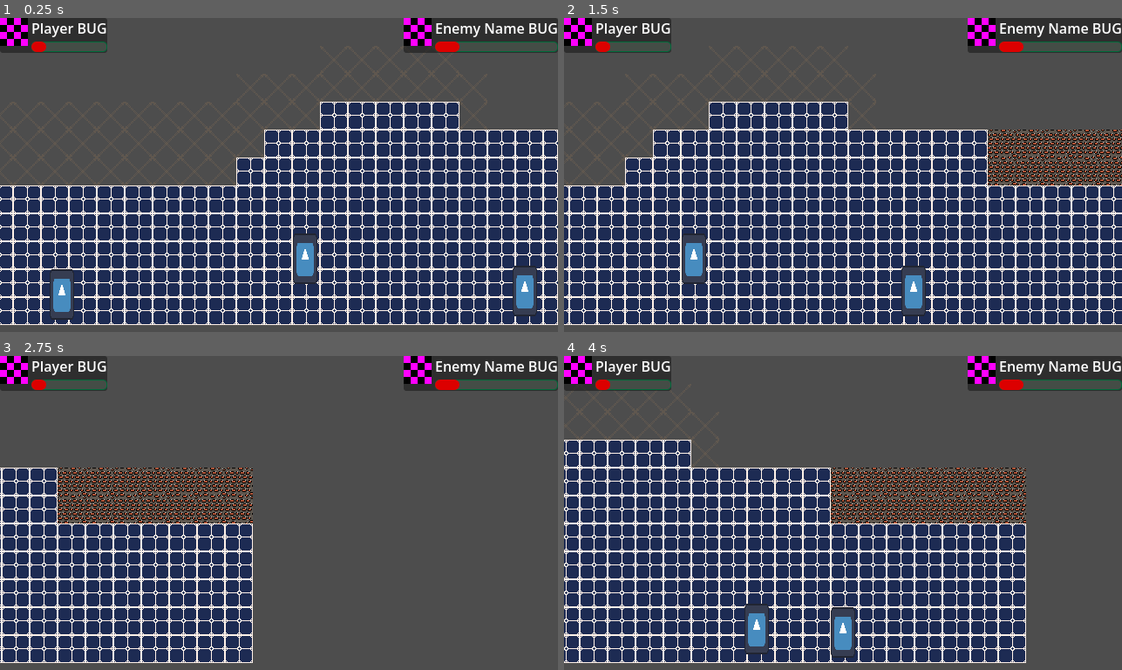
Above: before the commit, frames 1-4 (two rows, left to right).
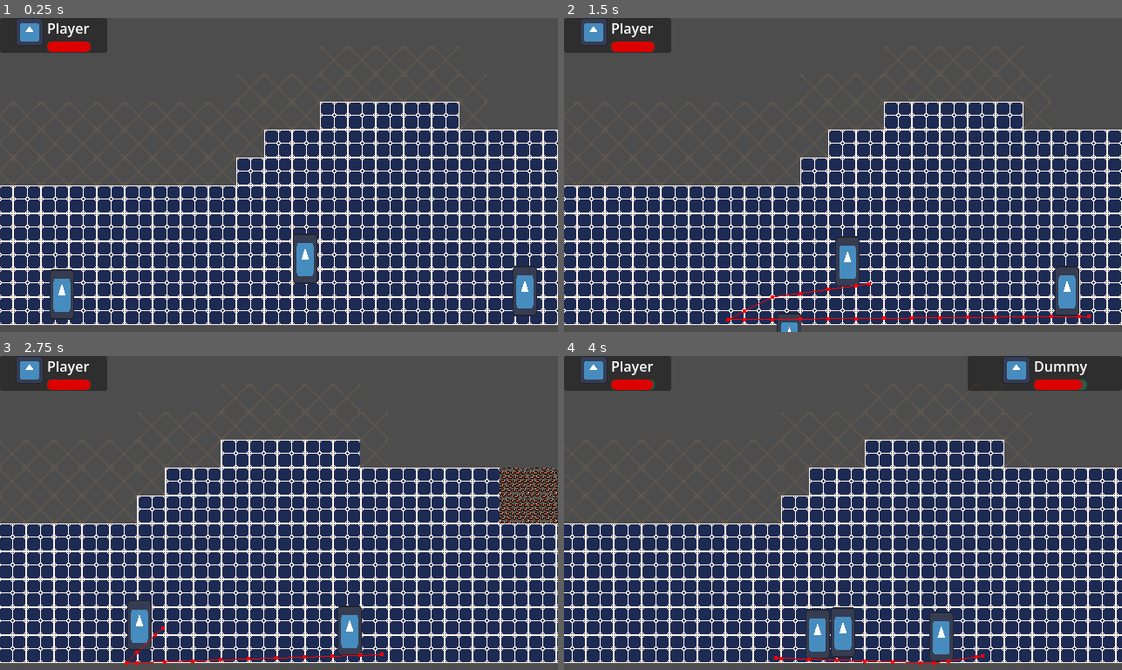
Above: after the commit, the same moments.

Repository: gustavogb12/32nd-Street
Game: Godot game, scene res://scene/gym.tscn
Same seed, same stepped clock (60 frames per second), same inputs: the game is played once before the commit and once after it. The engine's default icon, where the game draws it, is replaced by a stand-in: a white triangle on a blue panel in a dark square.
Inputs:
- Up to frame 1 (0.25 s): no input
- Up to frame 2 (1.5 s): tap Enter at 0.5 s; hold Right (move_right) 0.53-1.28 s; tap J (attack) at 0.6, 1.35 s; hold Down (move_down) from 1.28 s (still down)
- Up to frame 3 (2.75 s): release Down (move_down) at 2.03 s; hold Right (move_right) from 2.03 s (still down); tap J (attack) at 2.1 s
- Up to frame 4 (4 s): release Right (move_right) at 2.78 s; hold Up (move_up) 2.78-3.53 s; tap J (attack) at 2.85, 3.6 s; hold Left (move_left) from 3.53 s (still down)

The runs differ from the first frame. In frame 1, 3.8% of the frame differs, in the area x 0-100%, y 0-12%; in frame 2, 33%; in frame 3, 51%, in the area x 0-100%, y 0-99%; in frame 4, 42%.

Commit message:
DeathCross, Nav_Agent and Collision
Add DeathCross

Add Nav_Agent

Collision - Enemy

Collision - Player

Diff:
--- a/project.godot
+++ b/project.godot
@@ -29,6 +29,10 @@
 [dotnet]
 
 project/assembly_name="Beat_em_Up"
+
+[editor_plugins]
+
+enabled=PackedStringArray("res://addons/at-icons/plugin.cfg")
 
 [global_group]
 
@@ -87,6 +91,16 @@
 "events": []
 }
 
+[layer_names]
+
+2d_physics/layer_1="environment"
+2d_physics/layer_2="player"
+2d_physics/layer_3="enemy"
+2d_physics/layer_4="prop"
+2d_physics/layer_5="collectable"
+2d_physics/layer_6="weapon"
+2d_physics/layer_7="hazard"
+
 [physics]
 
 3d/physics_engine="Jolt Physics"
--- a/scene/dummy.tscn
+++ b/scene/dummy.tscn
@@ -44,6 +44,9 @@
 alpha_curve = SubResource("CurveTexture_8fkih")
 
 [node name="Dummy" type="CharacterBody2D" unique_id=1713660021]
+y_sort_enabled = true
+collision_layer = 4
+collision_mask = 7
 script = ExtResource("1_mtq4m")
 
 [node name="CollisionShape2D2" type="CollisionShape2D" parent="." unique_id=1277963090]
@@ -56,6 +59,8 @@
 texture = ExtResource("1_rdt0c")
 
 [node name="Hitbox" type="Area2D" parent="." unique_id=1641451436]
+collision_layer = 4
+collision_mask = 66
 
 [node name="CollisionShape2D" type="CollisionShape2D" parent="Hitbox" unique_id=846818593]
 position = Vector2(0, -38)
@@ -71,6 +76,8 @@
 metadata/_custom_type_script = "uid://wslk6sj78aq4"
 
 [node name="Hutbox" type="Area2D" parent="." unique_id=1388374191]
+collision_layer = 4
+collision_mask = 2
 
 [node name="CollisionShape2D" type="CollisionShape2D" parent="Hutbox" unique_id=620762782]
 position = Vector2(37, -38)
@@ -84,6 +91,9 @@
 randomness = 1.0
 process_material = SubResource("ParticleProcessMaterial_0yc80")
 
+[node name="NavigationAgent2D" type="NavigationAgent2D" parent="." unique_id=579457773]
+debug_enabled = true
+
 [connection signal="entity_died" from="EntityComponent" to="." method="_on_entity_died"]
 [connection signal="entity_died" from="EntityComponent" to="DeathParticles" method="restart"]
 [connection signal="area_entered" from="Hutbox" to="." method="_on_hutbox_area_entered"]
--- a/scene/gym.tscn
+++ b/scene/gym.tscn
@@ -5,11 +5,19 @@
 [ext_resource type="PackedScene" uid="uid://doww0jae3aye8" path="res://scene/dummy.tscn" id="2_ewo1x"]
 [ext_resource type="Script" uid="uid://dqir2tdoepgif" path="res://script/camera_path_controller.gd" id="4_sjin7"]
 [ext_resource type="Script" uid="uid://mmfwyoam7xl3" path="res://script/health_display_component.gd" id="5_1jncy"]
+[ext_resource type="Texture2D" uid="uid://d0rwpqrdhp3uh" path="res://asset/cross.png" id="5_r0ofq"]
+
+[sub_resource type="NavigationPolygon" id="NavigationPolygon_r0ofq"]
+vertices = PackedVector2Array(16, 16, -16, 16, -16, -16, 16, -16)
+polygons = Array[PackedInt32Array]([PackedInt32Array(0, 1, 2, 3)])
+outlines = Array[PackedVector2Array]([PackedVector2Array(-16, -16, -16, 16, 16, 16, 16, -16)])
+agent_radius = 0.0
 
 [sub_resource type="TileSetAtlasSource" id="TileSetAtlasSource_sjin7"]
 texture = ExtResource("1_xutm1")
 texture_region_size = Vector2i(32, 32)
 0:0/0 = 0
+0:0/0/navigation_layer_0/polygon = SubResource("NavigationPolygon_r0ofq")
 1:0/0 = 0
 1:0/0/physics_layer_0/polygon_0/points = PackedVector2Array(-16, -16, 16, -16, 16, 16, -16, 16)
 2:0/0 = 0
@@ -17,12 +25,17 @@
 0:1/0 = 0
 1:1/0 = 0
 2:1/0 = 0
+2:1/0/physics_layer_1/polygon_0/points = PackedVector2Array(-16, -16, 16, -16, 16, 16, -16, 16)
 3:1/0 = 0
 
 [sub_resource type="TileSet" id="TileSet_lxkqy"]
 tile_size = Vector2i(32, 32)
 physics_layer_0/collision_layer = 1
+physics_layer_1/collision_layer = 1
+navigation_layer_0/layers = 1
 sources/0 = SubResource("TileSetAtlasSource_sjin7")
+
+[sub_resource type="TileSet" id="TileSet_0yc80"]
 
 [sub_resource type="Curve2D" id="Curve2D_xutm1"]
 _data = {
@@ -31,6 +44,20 @@
 point_count = 3
 
 [sub_resource type="PlaceholderTexture2D" id="PlaceholderTexture2D_0yc80"]
+
+[sub_resource type="Gradient" id="Gradient_7wdmr"]
+colors = PackedColorArray(0, 0, 0, 0, 1, 1, 1, 0)
+
+[sub_resource type="GradientTexture1D" id="GradientTexture1D_ct4mp"]
+gradient = SubResource("Gradient_7wdmr")
+width = 32
+
+[sub_resource type="AnimatedTexture" id="AnimatedTexture_fvtld"]
+frames = 2
+frame_0/texture = ExtResource("5_r0ofq")
+frame_0/duration = 0.2
+frame_1/texture = SubResource("GradientTexture1D_ct4mp")
+frame_1/duration = 0.2
 
 [sub_resource type="StyleBoxFlat" id="StyleBoxFlat_r0ofq"]
 bg_color = Color(0.267655, 0.30342373, 0.27513576, 1)
@@ -63,9 +90,11 @@
 tile_map_data = PackedByteArray("AAD7/wUAAAACAAEAAAD8/wUAAAACAAEAAAD9/wUAAAACAAEAAAD+/wUAAAACAAEAAAD//wUAAAACAAEAAAAAAA …(4976 unchanged characters)…
 tile_set = SubResource("TileSet_lxkqy")
 
+[node name="TileMapLayer2" type="TileMapLayer" parent="." unique_id=1581747604]
+tile_set = SubResource("TileSet_0yc80")
+
 [node name="Player" parent="." unique_id=2103756938 instance=ExtResource("1_bx025")]
 position = Vector2(24, 346)
-speed = 600.0
 
 [node name="Dummy" parent="." unique_id=1713660021 instance=ExtResource("2_ewo1x")]
 position = Vector2(555, 342)
@@ -105,6 +134,15 @@
 size_flags_horizontal = 4
 texture = SubResource("PlaceholderTexture2D_0yc80")
 
+[node name="DeathCross" type="TextureRect" parent="HUD/EnemyPanel/HBox/EnemyIcon" unique_id=1517312648]
+custom_minimum_size = Vector2(32, 32)
+custom_maximum_size = Vector2(32, 32)
+layout_mode = 1
+offset_right = 32.0
+offset_bottom = 32.0
+size_flags_horizontal = 4
+texture = SubResource("AnimatedTexture_fvtld")
+
 [node name="VBox" type="VBoxContainer" parent="HUD/EnemyPanel/HBox" unique_id=64704319]
 layout_mode = 2
 
@@ -120,13 +158,15 @@
 value = 20.0
 show_percentage = false
 
-[node name="HealthDisplayComponent" type="Node" parent="HUD/EnemyPanel/HBox/VBox" unique_id=646382864 node_paths=PackedStringArray("health_panel", "icon", "display_label", "health_bar")]
+[node name="HealthDisplayComponent" type="Node" parent="HUD/EnemyPanel/HBox/VBox" unique_id=646382864 node_paths=PackedStringArray("health_panel", "icon", "death_cross", "display_label", "health_bar")]
 script = ExtResource("5_1jncy")
 watch_group = &"enemy"
 health_panel = NodePath("../../..")
 icon = NodePath("../../EnemyIcon")
+death_cross = NodePath("../../EnemyIcon/DeathCross")
 display_label = NodePath("../EnemyNameLabel")
 health_bar = NodePath("../EnemyHealthBar")
+hide_after_delay = true
 metadata/_custom_type_script = "uid://mmfwyoam7xl3"
 
 [node name="PlayerPanel" type="PanelContainer" parent="HUD" unique_id=1542339680]
@@ -144,6 +184,15 @@
 size_flags_horizontal = 4
 texture = SubResource("PlaceholderTexture2D_uo6t3")
 
+[node name="DeathCross" type="TextureRect" parent="HUD/PlayerPanel/HBox/PlayerIcon" unique_id=2043452286]
+custom_minimum_size = Vector2(32, 32)
+custom_maximum_size = Vector2(32, 32)
+layout_mode = 1
+offset_right = 32.0
+offset_bottom = 32.0
+size_flags_horizontal = 4
+texture = SubResource("AnimatedTexture_fvtld")
+
 [node name="VBox" type="VBoxContainer" parent="HUD/PlayerPanel/HBox" unique_id=1383326162]
 layout_mode = 2
 
@@ -158,11 +207,14 @@
 value = 20.0
 show_percentage = false
 
-[node name="HealthDisplayComponent" type="Node" parent="HUD/PlayerPanel" unique_id=1919167353 node_paths=PackedStringArray("health_panel", "icon", "display_label", "health_bar")]
+[node name="HealthDisplayComponent" type="Node" parent="HUD/PlayerPanel" unique_id=1919167353 node_paths=PackedStringArray("health_panel", "icon", "death_cross", "display_label", "health_bar")]
 script = ExtResource("5_1jncy")
 watch_group = &"player"
 health_panel = NodePath("..")
 icon = NodePath("../HBox/PlayerIcon")
+death_cross = NodePath("../HBox/PlayerIcon/DeathCross")
 display_label = NodePath("../HBox/VBox/PlayerNameLabel")
 health_bar = NodePath("../HBox/VBox/PlayerHealthBar")
+hide_on_ready = false
+refresh_on_ready = true
 metadata/_custom_type_script = "uid://mmfwyoam7xl3"
--- a/scene/player.tscn
+++ b/scene/player.tscn
@@ -13,7 +13,10 @@
 size = Vector2(20, 29)
 
 [node name="Player" type="CharacterBody2D" unique_id=2103756938]
+collision_layer = 2
+collision_mask = 15
 script = ExtResource("1_hjaqi")
+speed = 250.0
 
 [node name="CollisionShape2D" type="CollisionShape2D" parent="." unique_id=265303199]
 position = Vector2(0, -9)
@@ -25,6 +28,8 @@
 texture = ExtResource("1_xo3ru")
 
 [node name="Hurtbox" type="Area2D" parent="." unique_id=1838744106]
+collision_layer = 2
+collision_mask = 29
 
 [node name="CollisionShape2D" type="CollisionShape2D" parent="Hurtbox" unique_id=531558424]
 position = Vector2(26, -36)
@@ -42,6 +47,8 @@
 metadata/_custom_type_script = "uid://wslk6sj78aq4"
 
 [node name="Hitbox" type="Area2D" parent="." unique_id=194723854]
+collision_layer = 2
+collision_mask = 68
 
 [node name="CollisionShape2D" type="CollisionShape2D" parent="Hitbox" unique_id=59674057]
 position = Vector2(0, -40.5)
--- a/script/enemy.gd
+++ b/script/enemy.gd
@@ -1,10 +1,32 @@
+class_name Enemy
 extends CharacterBody2D
 
-@onready var hurtbox_shape: CollisionShape2D = $Hutbox/CollisionShape2D
+var player: CharacterBody2D
+var is_player_available: bool = false
 
-func attack() -> void:
-	hurtbox_shape.disabled
-	await get_tree().create_timer(0.2).timeout
+var target_acquired_elapsed: float = 0
+
+@onready var nav_agent: NavigationAgent2D = $NavigationAgent2D
+
+func  _ready() -> void:
+	await  get_tree().physics_frame
+	EventBus.player_requested.emit(self)
+	is_player_available = true
+
+func _physics_process(delta: float) -> void:
+	if is_player_available == false:
+		return
+
+	if target_acquired_elapsed > 1:
+		nav_agent.target_position = player.global_position
+		target_acquired_elapsed = 0
+
+	var next_position: Vector2 = nav_agent.get_next_path_position()
+	velocity = global_position.direction_to(next_position) * 50
+	move_and_slide()
+
+	target_acquired_elapsed += delta
+
 
 func _on_hutbox_area_entered(area: Area2D) -> void:
 	EventBus.attacked.emit(self, area, 10)
--- a/script/entity_component.gd
+++ b/script/entity_component.gd
@@ -1,3 +1,5 @@
+@icon("res://addons/at-icons/node/person_body.svg")
+
 class_name EntityComponent
 extends Node
 
@@ -14,6 +16,8 @@
 
 func _ready() -> void:
 	EventBus.attacked.connect(_on_attacked)
+	await get_tree().physics_frame
+	EventBus.entity_ready.emit(self)
 
 func _on_attacked(source: Node, target: Node, damage: float) -> void:
 	#print("Recebi de dano: ",damage)
--- a/script/event_bus.gd
+++ b/script/event_bus.gd
@@ -2,3 +2,5 @@
 
 signal attacked(source: Node, targwet: Node, damage: float)
 signal entity_attacked(entity: EntityComponent)
+signal entity_ready(entity: EntityComponent)
+signal player_requested(enemy: Enemy)
--- a/script/health_display_component.gd
+++ b/script/health_display_component.gd
@@ -1,18 +1,59 @@
+@icon("res://addons/at-icons/node/heart.svg")
+
 class_name HealthDisplayComponent
 extends Node
 
 @export var watch_group: StringName
 @export var health_panel: PanelContainer
 @export var icon: TextureRect
+@export var death_cross: TextureRect
 @export var display_label: Label
 @export var health_bar: ProgressBar
+@export var hide_after_delay: bool = false
+@export var hide_on_ready: bool = true
+@export var refresh_on_ready: bool = false
+
+var hud_elapsed: float = 0
+var hud_delay: float = 3
 
 func _ready() -> void:
+	health_panel.visible = not hide_on_ready
+	death_cross.hide()
 	EventBus.entity_attacked.connect(_on_entity_attacked)
+	if refresh_on_ready == true:
+		EventBus.entity_ready.connect(_on_entity_ready)
+
+func _physics_process(delta: float) -> void:
+	if hide_after_delay == false:
+		return
+	hud_elapsed += delta
+	if hud_elapsed > hud_delay and health_panel.visible == true:
+
+		health_panel.hide()
+
+func _on_entity_ready(entity: EntityComponent) -> void:
+	if not entity.is_in_group(watch_group):
+		return
+
+	refresh_hud(entity)
+
 
 func _on_entity_attacked(entity: EntityComponent) -> void:
 	if not entity.is_in_group(watch_group):
 		return
+
+
+	hud_elapsed = 0
+	health_panel.show()
+
+	refresh_hud(entity)
+
+	if entity.health <= 0:
+		death_cross.show()
+	else:
+		death_cross.hide()
+
+func refresh_hud(entity: EntityComponent) -> void:
 	health_bar.max_value = entity.max_health
 	health_bar.value = entity.health
 	icon.texture = entity.entity_icon
--- a/script/player.gd
+++ b/script/player.gd
@@ -9,6 +9,7 @@
 @onready var hurtbox_shape: CollisionShape2D = $Hurtbox/CollisionShape2D
 
 func  _ready() -> void:
+	EventBus.player_requested.connect(_on_player_requested)
 	hurtbox_shape.disabled = true
 
 func _physics_process(delta: float) -> void:
@@ -26,3 +27,6 @@
 
 func _on_hurtbox_area_entered(area: Area2D) -> void:
 	EventBus.attacked.emit(self, area, 10)
+
+func _on_player_requested(enemy: Enemy) -> void:
+	enemy.player = self
Binary file added: asset/Sprite-0001.ase
Binary file added: asset/cross.ase
Binary file added: asset/cross.png
Not shown, added: asset/cross.png.import
Not shown, changed: .gitignore
Not shown, added: @icons picker.html
